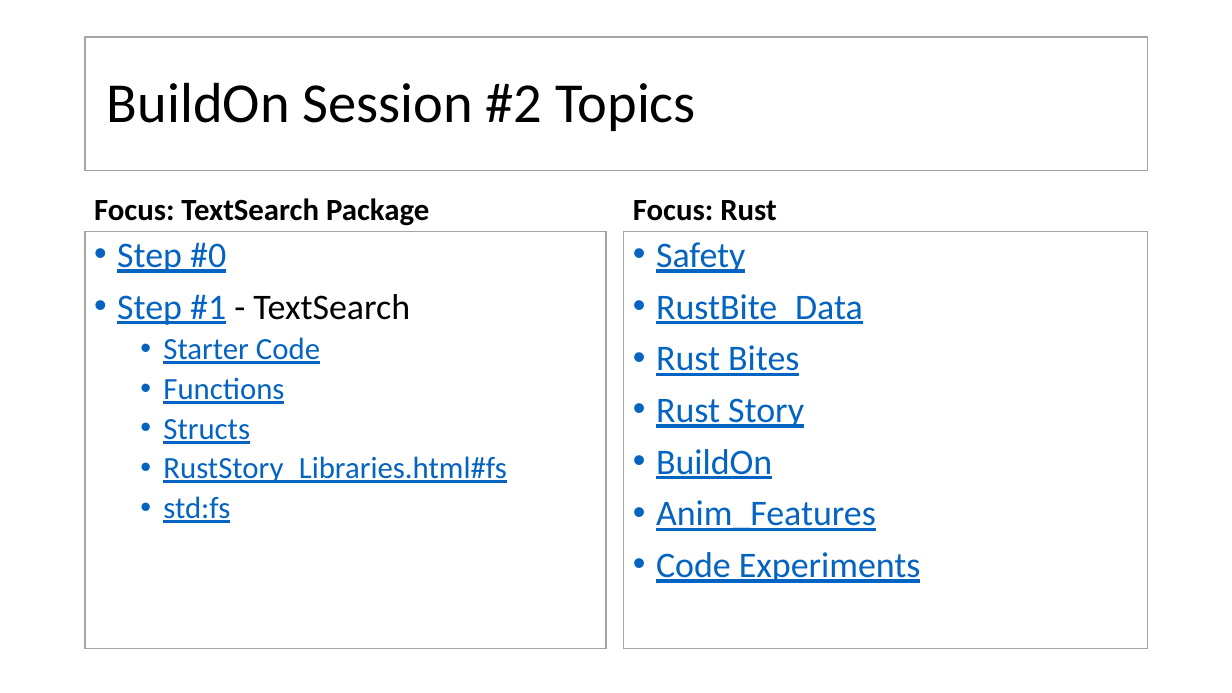
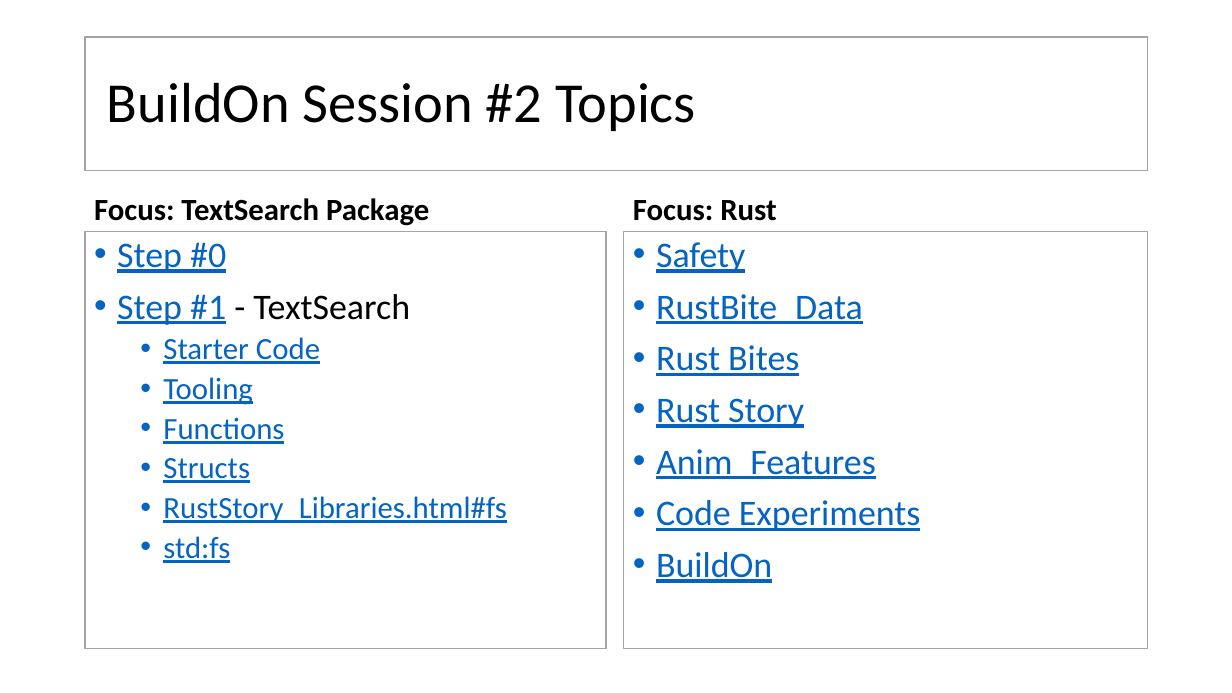
Before and after one commit to JimFawcett/JimFawcett.github.io, a slide deck: slide 6 of Resources/Build-On-2.pptx. Drawn at 1232x693 pixels with LibreOffice and Linux fonts; fonts in the diff are those of the drawing. Boxes give left, top, right and bottom in pixels: in the first picture for what was removed or moved away, otherwise in the second. Text is boxed around its words. In the diff, an @@ line names an element or a change of style, - is before the commit and + after.

```diff
--- a/Resources/Build-On-2.pptx
+++ b/Resources/Build-On-2.pptx
@@ text at (163,377,253,405): paragraph added @@
+  • Tooling
@@ text at (656,449,772,479): paragraph removed @@
-• BuildOn
@@ text at (656,552,772,583): paragraph added @@
+• BuildOn
```
Also in this commit, not shown: 1 other file.
